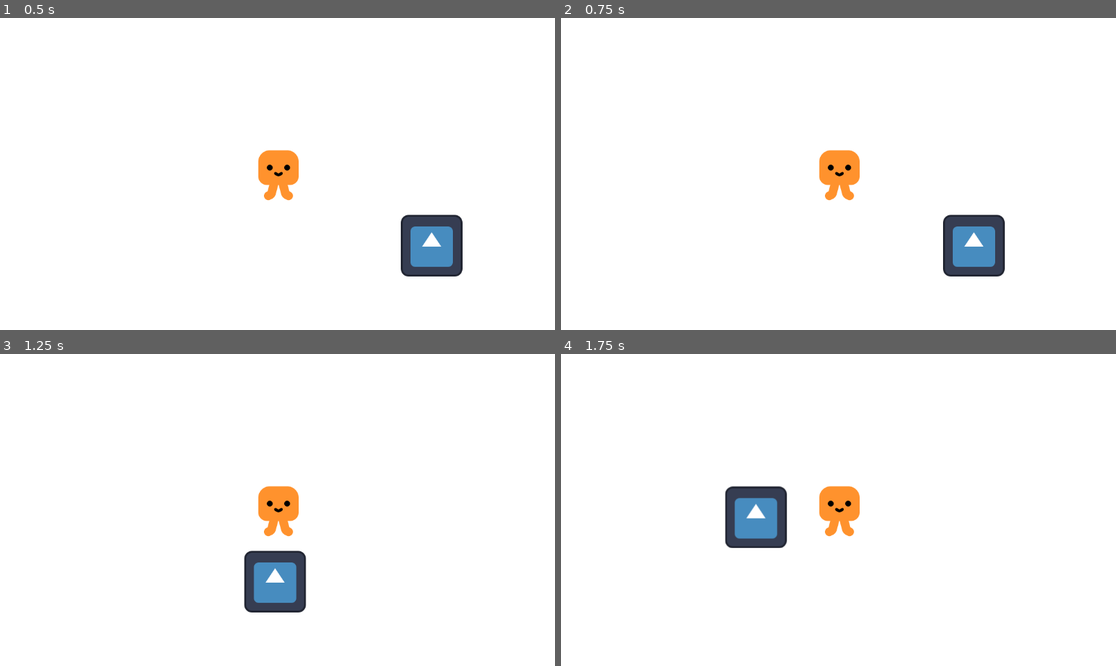
Above: before the commit, frames 1-4 (two rows, left to right).
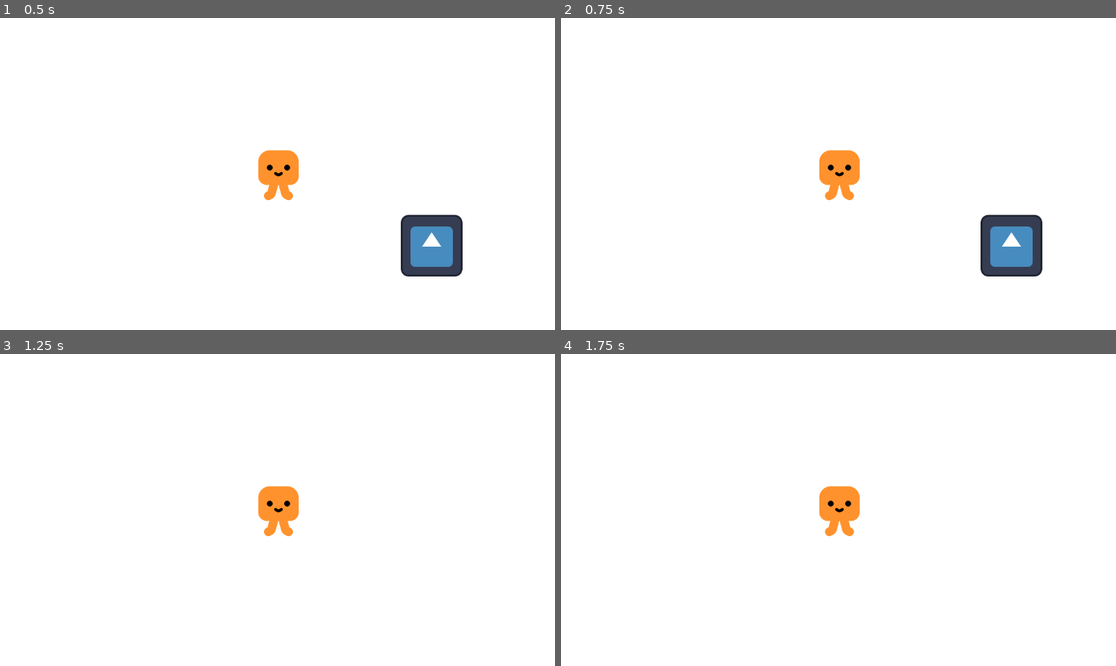
Above: after the commit, the same moments.

Repository: gdquest-demos/getting-started-with-godot-4
Game: Godot game, scene res://game.tscn
The game is run twice, just before and just after one commit, with the same random seed, the same clock (stepped at 60 frames per second) and the same inputs. The engine's default icon, where the game draws it, is replaced by a stand-in: a white triangle on a blue panel in a dark square.
Inputs:
- Up to frame 1 (0.5 s): no input
- Up to frame 2 (0.75 s): tap Enter at 0.5 s; hold D (move_right) from 0.53 s (still down)
- Up to frame 3 (1.25 s): keep holding D (move_right)
- Up to frame 4 (1.75 s): release D (move_right) at 1.28 s; hold S (move_back) from 1.28 s (still down)

Frame 1 is identical in both runs. In frame 2, 3.0% of the frame differs, in the area x 68-87%, y 63-83%; in frame 3, 2.1%; in frame 4, 2.2%.

Commit message:
invert controls

Diff:
--- a/2d-character-completed/player.gd
+++ b/2d-character-completed/player.gd
@@ -3,7 +3,7 @@
 func _physics_process(delta):
 	const SPEED = 600.0
 	const ACCELERATION = 30
-	var direction = Input.get_vector("move_left", "move_right", "move_forward", "move_back")
+	var direction = Input.get_vector("move_right", "move_left", "move_back", "move_forward")
 
 	if (direction == Vector2.ZERO):
 		velocity = velocity.move_toward(Vector2.ZERO, ACCELERATION)
